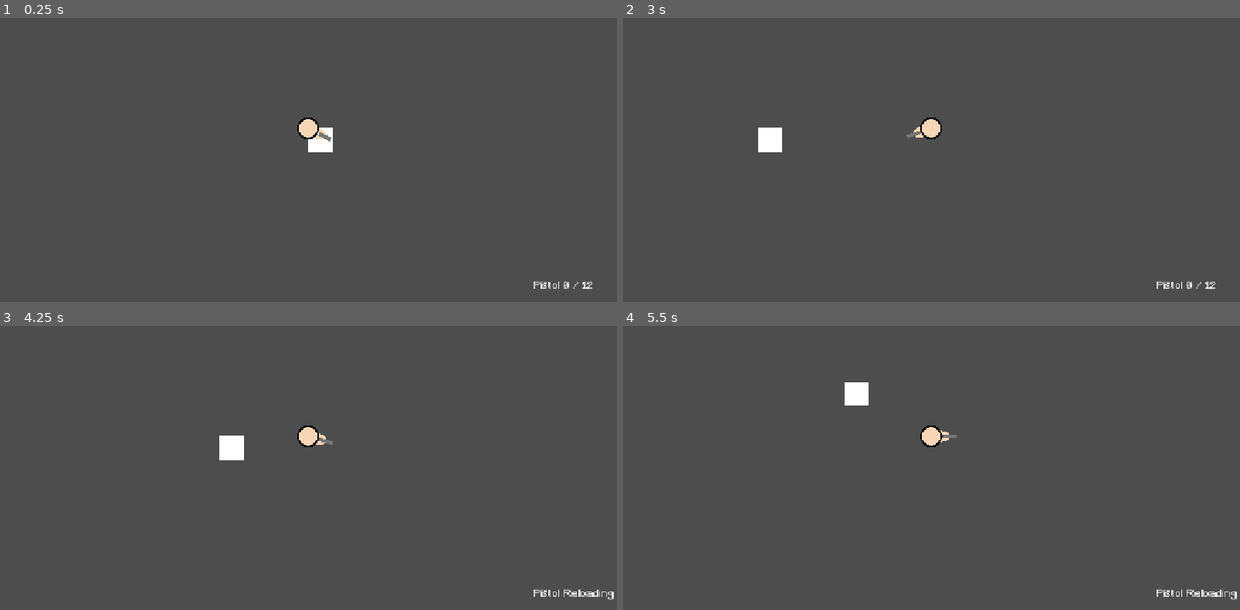
Above: before the commit, frames 1-4 (two rows, left to right).
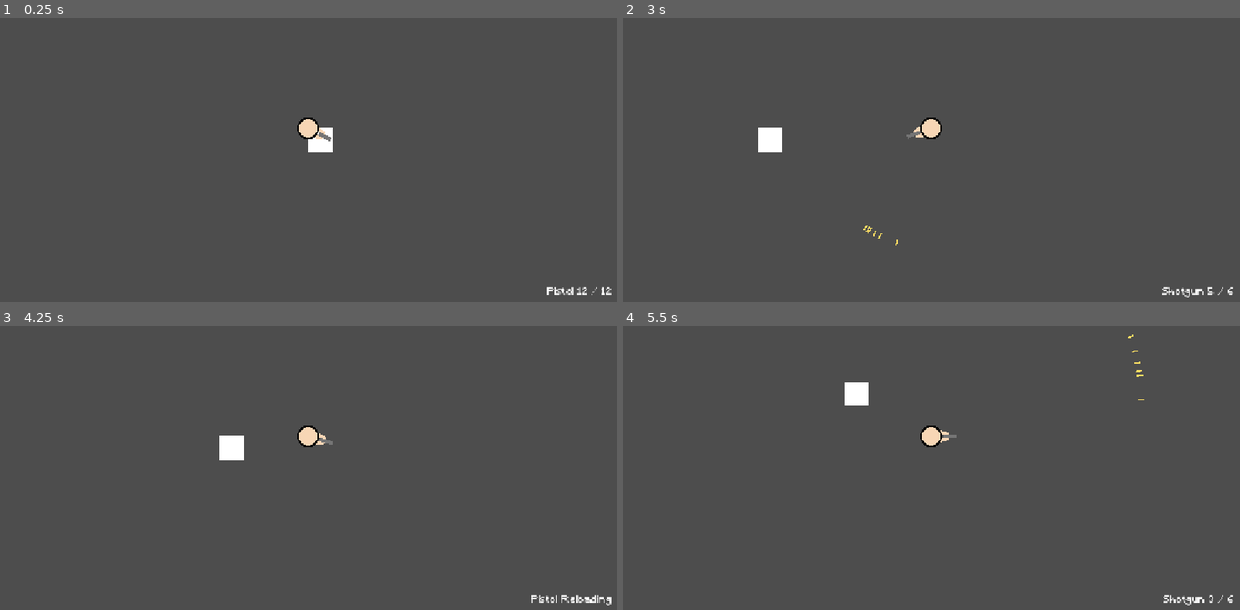
Above: after the commit, the same moments.

Repository: ArifD2286/Shamble-Chamber
Game: Godot game, scene res://game.tscn
The game is run twice, just before and just after one commit, with the same random seed, the same clock (stepped at 60 frames per second) and the same inputs.
Inputs (mouse positions are in pixels of both pictures, inside the frame that each line leads up to):
- Up to frame 1 (0.25 s): no input
- Up to frame 2 (3 s): tap Enter at 0.5 s; move the mouse to (1067, 111) at 0.52 s; press the mouse at (1067, 111) at 0.53 s; hold D (right) 0.53-1.25 s; tap Space at 0.77, 2 s; tap 1 (slot_1) at 0.8 s; release the mouse at (1067, 111) at 1.25 s; drag from (808, 145) to (900, 196) at 1.27 s; move the mouse to (993, 52) at 2.02 s; hold D (right) 2.03-2.75 s; tap 2 (slot_2) at 2.1 s; tap 3 (slot_3) at 2.3 s; drag from (900, 196) to (746, 77) at 2.77 s
- Up to frame 3 (4.25 s): tap Enter at 3.5 s; move the mouse to (493, 487) at 3.52 s; press the mouse at (493, 487) at 3.53 s; hold A (left) from 3.53 s (still down); tap Space at 3.77 s; tap 1 (slot_1) at 3.8 s; tap R (reload) at 4.15 s
- Up to frame 4 (5.5 s): release A (left) at 4.25 s; release the mouse at (1116, 487) at 4.25 s; drag from (746, 385) to (838, 348) at 4.27 s; tap Space at 5 s; move the mouse to (962, 436) at 5.02 s; hold S (down) from 5.03 s (still down); tap 2 (slot_2) at 5.1 s; click (962, 436) at 5.17 s; tap 3 (slot_3) at 5.3 s

The runs differ from the first frame. In frame 1, 0.2% of the frame differs, in the area x 86-100%, y 92-98%; in frame 2, 0.3%; in frame 3, 0.4%, in the area x 86-100%, y 92-99%; in frame 4, 0.3%.

Commit message:
Update 1.8
Changes:
- Updated sound effects mechanics:
  - Made dedicated sounds play to their specific guns

Diff:
--- a/shamble-chamber/game.tscn
+++ b/shamble-chamber/game.tscn
@@ -4,8 +4,12 @@
 [ext_resource type="Script" uid="uid://ca1xw4yy6fxq7" path="res://head.gd" id="2_e2o6t"]
 [ext_resource type="PackedScene" uid="uid://dqx03iq5wi5sc" path="res://bullet.tscn" id="2_fc0e3"]
 [ext_resource type="Resource" uid="uid://bc3nln1b0pa0v" path="res://pistol.tres" id="3_7jktm"]
+[ext_resource type="Script" uid="uid://dukio7lxeheam" path="res://gun_data.gd" id="4_hve3p"]
 [ext_resource type="AudioStream" uid="uid://b8g15x1jwpkjs" path="res://assets/gun_shot_sfx.mp3" id="5_7jktm"]
+[ext_resource type="Resource" uid="uid://cbjgf1v047a2c" path="res://shotgun.tres" id="5_mfdv2"]
 [ext_resource type="FontFile" uid="uid://b5121ty6npeys" path="res://assets/Minecraft.ttf" id="5_ryrav"]
+[ext_resource type="AudioStream" uid="uid://bgsk15vqqywxr" path="res://assets/empty_shot_sfx.mp3" id="7_eow3j"]
+[ext_resource type="AudioStream" uid="uid://bfpjcdkxfb53j" path="res://assets/gun_reload_sfx.mp3" id="7_j5wjh"]
 
 [sub_resource type="CircleShape2D" id="CircleShape2D_e2o6t"]
 radius = 15.0
@@ -19,7 +23,7 @@
 [node name="CharacterBody2D" type="CharacterBody2D" parent="." unique_id=302081087]
 script = ExtResource("1_80nbo")
 bullet_scene = ExtResource("2_fc0e3")
-gun = ExtResource("3_7jktm")
+slot_guns = Array[ExtResource("4_hve3p")]([ExtResource("3_7jktm"), ExtResource("5_mfdv2"), null])
 
 [node name="CollisionShape2D" type="CollisionShape2D" parent="CharacterBody2D" unique_id=1227400967]
 shape = SubResource("CircleShape2D_e2o6t")
@@ -58,10 +62,17 @@
 
 [node name="Label" type="Label" parent="CanvasLayer" unique_id=789384513]
 texture_filter = 1
-offset_left = 996.0
-offset_top = 609.0
-offset_right = 1080.0
-offset_bottom = 632.0
+anchors_preset = 3
+anchor_left = 1.0
+anchor_top = 1.0
+anchor_right = 1.0
+anchor_bottom = 1.0
+offset_left = -94.0
+offset_top = -28.0
+offset_right = -10.0
+offset_bottom = -5.0
+grow_horizontal = 0
+grow_vertical = 0
 theme_override_fonts/font = ExtResource("5_ryrav")
 theme_override_font_sizes/font_size = 20
 text = "Ammo: 0"
@@ -71,3 +82,9 @@
 volume_db = -5.0
 
 [node name="Reload" type="AudioStreamPlayer" parent="." unique_id=1604700675]
+stream = ExtResource("7_j5wjh")
+volume_db = -25.0
+
+[node name="EmptyShot" type="AudioStreamPlayer" parent="." unique_id=1617758433]
+stream = ExtResource("7_eow3j")
+volume_db = -15.0
--- a/shamble-chamber/gun_data.gd
+++ b/shamble-chamber/gun_data.gd
@@ -18,3 +18,6 @@
 @export var bullet_speed: float = 1000.0
 @export var pallets: int = 1
 @export var spread_degrees: float = 0.0
+@export var shoot_sound: AudioStream
+@export var reload_sound: AudioStream
+@export var empty_shot_sound: AudioStream
--- a/shamble-chamber/pistol.tres
+++ b/shamble-chamber/pistol.tres
@@ -1,8 +1,14 @@
 [gd_resource type="Resource" script_class="GunData" format=3 uid="uid://bc3nln1b0pa0v"]
 
 [ext_resource type="Script" uid="uid://dukio7lxeheam" path="res://gun_data.gd" id="1_6u0yd"]
+[ext_resource type="AudioStream" uid="uid://bgsk15vqqywxr" path="res://assets/empty_shot_sfx.mp3" id="1_lpocc"]
+[ext_resource type="AudioStream" uid="uid://bfpjcdkxfb53j" path="res://assets/gun_reload_sfx.mp3" id="2_tpcoa"]
+[ext_resource type="AudioStream" uid="uid://b8g15x1jwpkjs" path="res://assets/gun_shot_sfx.mp3" id="4_sg5fs"]
 
 [resource]
 script = ExtResource("1_6u0yd")
 reload_time = 2.0
+shoot_sound = ExtResource("4_sg5fs")
+reload_sound = ExtResource("2_tpcoa")
+empty_shot_sound = ExtResource("1_lpocc")
 metadata/_custom_type_script = "uid://dukio7lxeheam"
--- a/shamble-chamber/player.gd
+++ b/shamble-chamber/player.gd
@@ -4,11 +4,11 @@
 # A [ := ] assigns a value to a variable and locks the variable to the data type.
 # So instead of declatring the data type explicitly, the game guesses the data type
 
-@onready var shoot_sfx = $"../Shoot"
-@onready var reload_sfx = $"../Reload"
+@onready var gun_shoot_sfx: AudioStreamPlayer = $"../Shoot"
+@onready var gun_reload_sfx: AudioStreamPlayer = $"../Reload"
+@onready var empty_shot_sfx: AudioStreamPlayer = $"../EmptyShot"
 @onready var live_ammo = $"../CanvasLayer/Label"
 @export var bullet_scene: PackedScene
-@export var gun: GunData
 @export var speed: float = 200.0
 @export var slot_guns: Array[GunData] = [null, null, null]
 var shoot_perm := true
@@ -17,6 +17,7 @@
 var slot_ammo: Array[int] = [0, 0, 0]
 var current_slot := 0
 var reload_id := 0
+var gun: GunData
 
 func _ready() -> void:
 	for i in slot_guns.size():
@@ -31,6 +32,8 @@
 	look_at(get_global_mouse_position())
 	if Input.is_action_pressed("shoot") and shoot_perm and not is_reloading and ammo > 0:
 		shoot()
+	if Input.is_action_pressed("shoot") and shoot_perm and not is_reloading and ammo == 0:
+		empty_shot_sfx.play()
 	if Input.is_action_just_pressed("reload"):
 		reload()
 	if Input.is_action_just_pressed("slot_1"):
@@ -51,7 +54,7 @@
 func shoot() -> void:
 	shoot_perm = false
 	ammo -= 1
-	shoot_sfx.play()
+	gun_shoot_sfx.play()
 	for i in gun.pallets:
 		var bullet = bullet_scene.instantiate()
 		# [randf_range()] takes a random number
@@ -65,12 +68,16 @@
 	shoot_perm = true
 
 
+
 func reload() -> void:
 	if is_reloading or ammo == gun.mag_size:
 		return
 	is_reloading = true
 	var my_id := reload_id
+	gun_reload_sfx.play()
 	await get_tree().create_timer(gun.reload_time).timeout
+	if my_id != reload_id:
+		return
 	ammo = gun.mag_size
 	is_reloading = false
 
@@ -85,6 +92,10 @@
 		slot_ammo[current_slot] = ammo
 	current_slot = slot
 	gun = slot_guns[slot]
+	gun_shoot_sfx.stream = gun.shoot_sound
+	gun_reload_sfx.stream = gun.reload_sound
+	empty_shot_sfx.stream = gun.empty_shot_sound
 	ammo = slot_ammo[slot]
 	reload_id += 1
+	gun_reload_sfx.stop()
 	is_reloading = false
--- a/shamble-chamber/shotgun.tres
+++ b/shamble-chamber/shotgun.tres
@@ -1,12 +1,19 @@
 [gd_resource type="Resource" script_class="GunData" format=3 uid="uid://cbjgf1v047a2c"]
 
 [ext_resource type="Script" uid="uid://dukio7lxeheam" path="res://gun_data.gd" id="1_4adss"]
+[ext_resource type="AudioStream" uid="uid://bgsk15vqqywxr" path="res://assets/empty_shot_sfx.mp3" id="1_laf2e"]
+[ext_resource type="AudioStream" uid="uid://cxu7r02rgkksy" path="res://assets/shotgun_reload_sfx.mp3" id="2_b2712"]
+[ext_resource type="AudioStream" uid="uid://d1piha381buu2" path="res://assets/shotgun_blast_sfx.mp3" id="4_3o8ei"]
 
 [resource]
 script = ExtResource("1_4adss")
+gun_name = "Shotgun"
 fire_rate = 0.9
 mag_size = 6
 reload_time = 4.0
 pallets = 6
 spread_degrees = 20.0
+shoot_sound = ExtResource("4_3o8ei")
+reload_sound = ExtResource("2_b2712")
+empty_shot_sound = ExtResource("1_laf2e")
 metadata/_custom_type_script = "uid://dukio7lxeheam"
